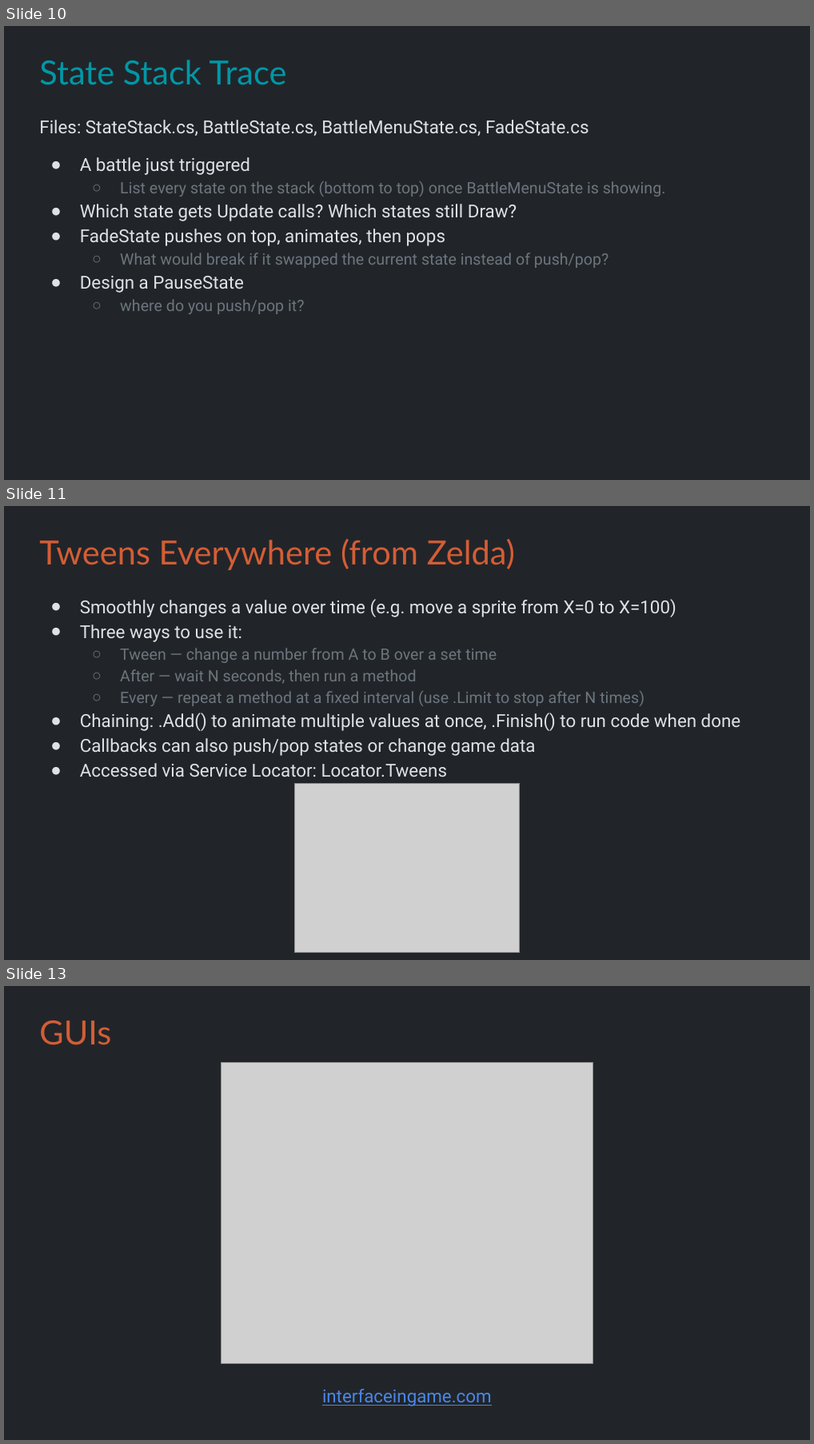
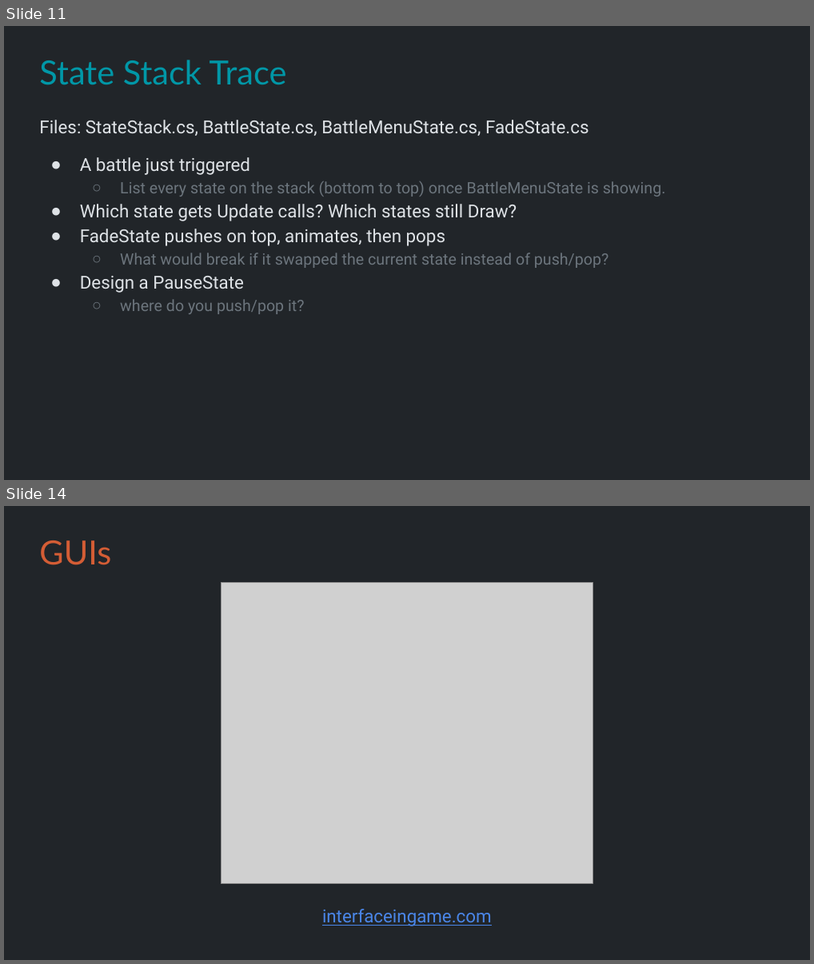
Before and after one commit to Metamate/gar, a slide deck: slides/10 Pokemon.pptx. Shown one above the other, each under a label of ours: slides 10, 11 and 13 before the commit, slides 11 and 14 after it; the slides between them are not shown. The pictures are 814x1444 and 814x964 pixels, drawn with LibreOffice and Linux fonts; fonts in the diff are those of the drawing; grey boxes stand for pictures. Boxes give left, top, right and bottom in pixels: in the first picture for what was removed or moved away, otherwise in the second. Text is boxed around its words. In the diff, an @@ line names an element or a change of style, - is before the commit and + after.

```diff
--- a/slides/10 Pokemon.pptx
+++ b/slides/10 Pokemon.pptx
@@ slide 11 removed at (4, 506, 810, 960), background #212529 @@
@@ title removed at (39, 539, 515, 570) @@
-Tweens Everywhere (from Zelda)
@@ text removed at (80, 599, 742, 776) @@
-● Smoothly changes a value over time (e.g. move a sprite from X=0 to X=100)
-● Three ways to use it:
-  ○ Tween — change a number from A to B over a set time
-  ○ After — wait N seconds, then run a method
-  ○ Every — repeat a method at a fixed interval (use .Limit to stop after N times)
-● Chaining: .Add() to animate multiple values at once, .Finish() to run code when done
-● Callbacks can also push/pop states or change game data
-● Accessed via Service Locator: Locator.Tweens
@@ picture removed at (294, 784, 520, 952) @@
@@ what was slide 10 is now slide 11 @@
@@ what was slide 13 is now slide 14 @@
```
Also in this commit, not shown: 7 slides changed, 8 slides added, 5 other slides removed, 1 other file.
